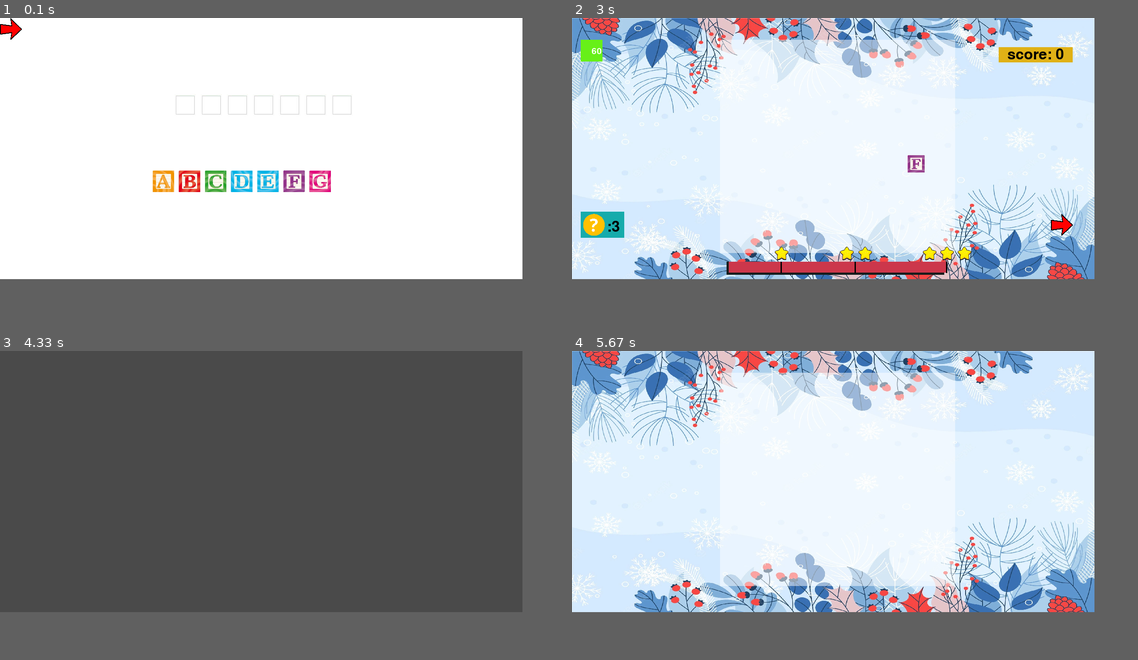
Above: before the commit, frames 1-4 (two rows, left to right).
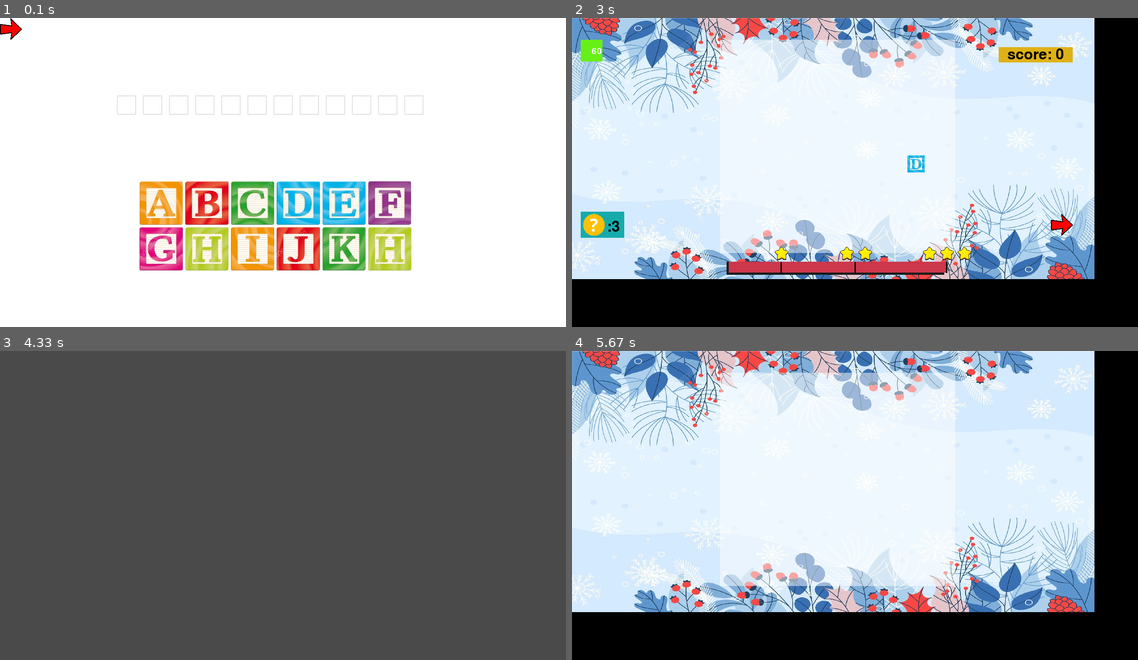
Above: after the commit, the same moments.

Repository: RoopjeetSingh/Platformer-Word-game
Game: pygame game, started from selection.py
Same seed, same stepped clock (60 frames per second), same inputs: the game is played once before the commit and once after it.
Inputs (mouse positions are in pixels of both pictures, inside the frame that each line leads up to):
- Up to frame 1 (0.1 s): no input
- Up to frame 2 (3 s): click (855, 172) at 0.38 s; click (860, 194) at 0.72 s; click (583, 30) at 1.05 s; click (775, 107) at 2.55 s; click (764, 70) at 2.88 s
- Up to frame 3 (4.33 s): click (481, 585) at 3.22 s; click (486, 480) at 3.55 s; click (481, 567) at 3.88 s
- Up to frame 4 (5.67 s): no input
The window is 1200x600 before the commit and 1300x710 after it. Grey fills any space a smaller window leaves; there, only what the larger window draws over its background counts as a difference.

The runs differ from the first frame. In frame 1, 12% of the frame differs, in the area x 20-75%, y 25-82%; in frame 2, 0.1%; in frame 3, only the window size differs; in frame 4, only the window size differs.

Commit message:
Update selection.py

Diff:
--- a/selection.py
+++ b/selection.py
@@ -5,42 +5,32 @@
 from helpful_functions import blit_text
 import wordconnect
 
+screen = py.display.set_mode((1300, 710))
+list_images = Letter.letter_dic
+coord = []
 
-screen = py.display.set_mode((1200, 600))
-x = 100
-y = 350
-desired_width = 600
-starting_width = 0
-list_images = Letter.letter_dic
+def show(screen, letter):
+    x = 320
+    y = 375
+    size = 100
+    index = size + 5
+    desired_width = 320 + index * (len(letter) // 2)
+    starting_width = 0
 
-count = 0
-
-coord = []
-def show(screen, letter):
-    global x
-    global y
-    global count
-    global desired_width
-    global starting_width
-    while count < len(letter):
+    for count in range(len(letter)):
         im = py.image.load(list_images[letter[count]])
-        im = py.transform.scale(im, (50,50))
-        screen.blit(im, (x + starting_width + 250, y))
-        coord.append((x + starting_width + 250, y))
-        x += 60
-
+        im = py.transform.scale(im, (size,size))
+        screen.blit(im, (x + starting_width, y))
+        coord.append((x + starting_width, y))
+        x += index
         if x >= desired_width:
-            x = 100
-            y += 60
-            desired_width -= 100
-            starting_width += 50
-        count += 1
-
+            x = 320
+            y += index
 
 def draw(screen, letter):
     for i in range(len(letter)):
         im = py.image.load(list_images[letter[i]])
-        im = py.transform.scale(im, (50,50))
+        im = py.transform.scale(im, (500,500))
         screen.blit(im, (coord[i]))
 
 def near(x, y):
@@ -57,9 +47,11 @@
 def word_box_show(screen, num):
     word_box = py.image.load("hellop/word_box.jpg")
     word_box = py.transform.scale(word_box, (50, 50))
+    starting_point = (1300 - (num * 60)) // 2
+
     for i in range(num):
         rect = word_box.get_rect()
-        rect.center = (425 + 60*i,200)
+        rect.center = (starting_point + 60*i,200)
         screen.blit(word_box, rect)
         rect_list.append(rect)
 
@@ -75,22 +67,21 @@
         py.display.flip()
 
 letter_selected = []
-deleted_lettters = {}
 
-def game_loop_select_letters(running_letter ,mystery_number, screen):
+
+def game_loop_select_letters(running_letter ,mystery_number, screen, letters_allowed):
 
     show(screen, running_letter)
-    letters_allowed = 10
+
     run = True
     alpha = 200
     while run:
         screen.fill((255,255,255))
-        word_box_show(screen,letters_allowed - mystery_number)
+        word_box_show(screen,letters_allowed - mystery_number, )
         screen.blit(next_button, im_rect)
-        draw(screen, running_letter)
+        show(screen, running_letter)
         mouse = py.mouse.get_pos()
-        deleted_coord = list(deleted_lettters.keys())
-        alpha = 0
+
         for ev in py.event.get():
             if ev.type == QUIT:
                 run = False
@@ -98,21 +89,15 @@
                 if len(letter_selected) < letters_allowed - mystery_number:
                     if near(coord, mouse):
                         selected = near(coord, mouse)
-                        deleted_lettters[selected] = running_letter[coord.index(selected)]
+
                         letter_selected.append(running_letter[coord.index(selected)])
                         running_letter.pop(coord.index(selected))
                         coord.remove(selected)
-                        print(deleted_coord)
+
 
                 if im_rect.collidepoint(mouse):
                     if len(letter_selected) > 0:
                         run = False
-
-                    else:
-                        print(123)
-                        blit_text(screen,"selct one letter", (200, 200), py.font.Font(None, 30), 250, color= (0,0,0), alpha = min(alpha, 255))
-                        if alpha <= 300:
-                            alpha += 0.75
 
         if len(letter_selected) != 0:
             for i in range(len(letter_selected)):
@@ -125,6 +110,6 @@
     transition(screen)
 
 if __name__ == "__main__":
-    game_loop_select_letters(["a", "b", "c","d", 'e', 'f', 'g'],3, screen)
+    game_loop_select_letters(["a", "b", "c","d", 'e', 'f', 'g','h', 'i', 'j', 'k', "h"],3, screen, 15)
     wordconnect.game_Loop_Wordle(screen,letter_selected, 3)
     py.quit()
